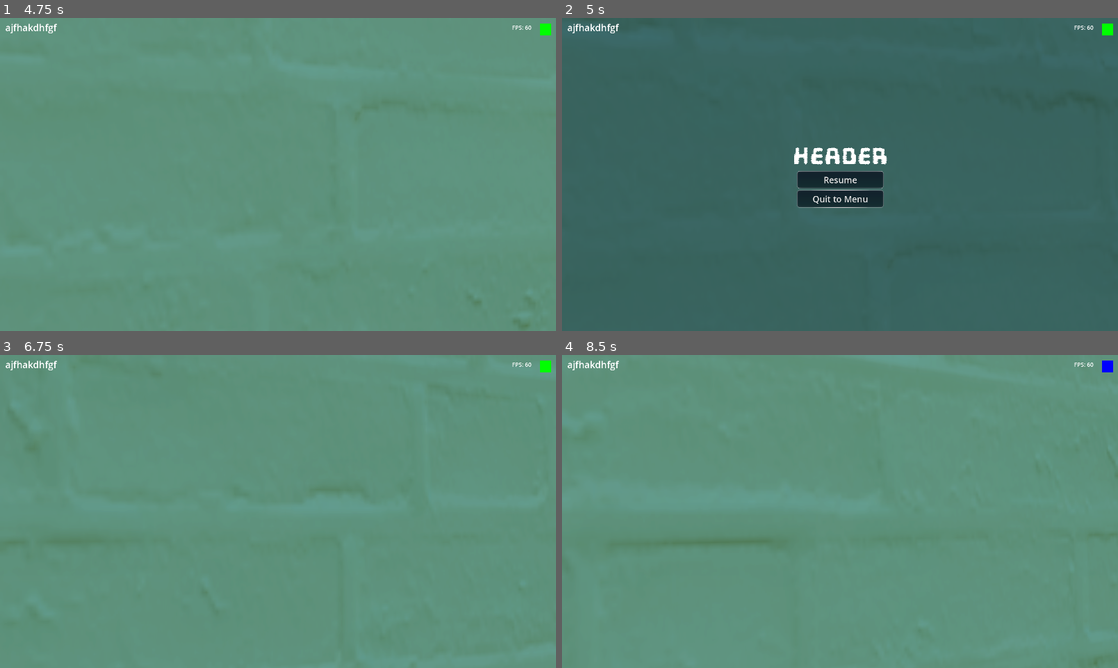
Above: before the commit, frames 1-4 (two rows, left to right).
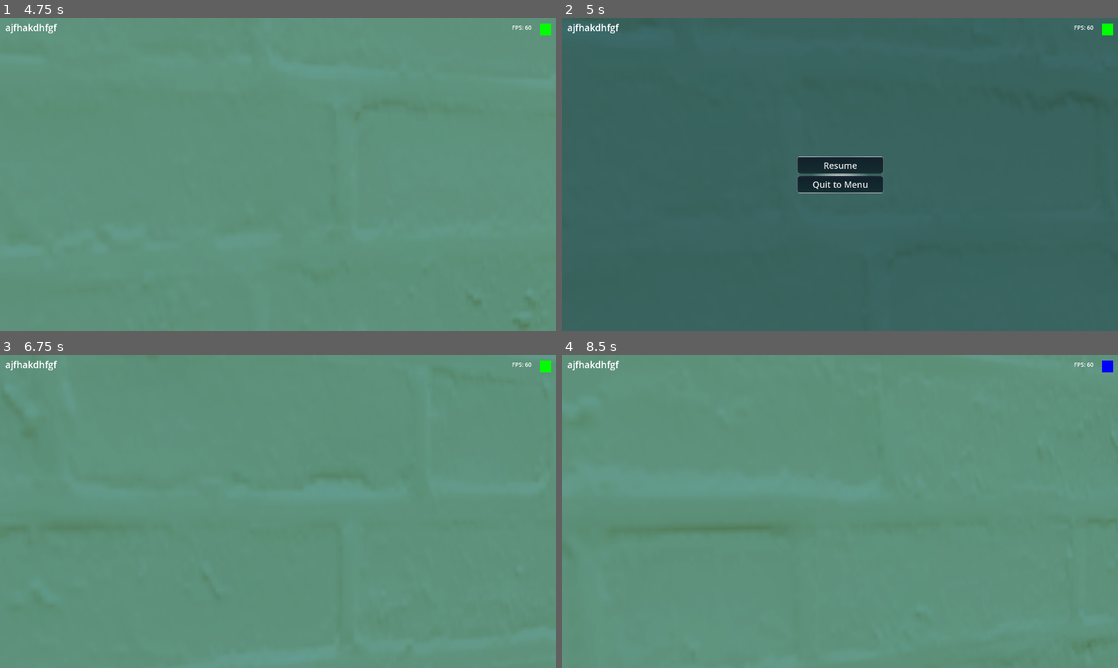
Above: after the commit, the same moments.

Repository: Tayacan/GameOff2023
Game: Godot game, scene res://scenes/UI/main_menu.tscn
The game is run twice, just before and just after one commit, with the same random seed, the same clock (stepped at 60 frames per second) and the same inputs.
Inputs (mouse positions are in pixels of both pictures, inside the frame that each line leads up to):
- Up to frame 1 (4.75 s): click "Start" at 0.5 s; tap Enter at 1.25 s; move the mouse to (305, 174) at 1.27 s; hold W (move_forward) from 1.28 s (still down); tap Mouse wheel down (change_link_next) at 1.35, 4.35 s; tap Space (jump) at 1.52, 2.27, 3.5, 3.77, 4.52 s; move the mouse to (250, 174) at 2.02 s; tap Mouse wheel up (change_link_prev) at 2.1 s; move the mouse to (289, 168) at 2.77 s; right-click (289, 168) at 2.85 s; move the mouse to (272, 180) at 3.52 s; click (272, 180) at 3.6 s; move the mouse to (316, 177) at 4.27 s
- Up to frame 2 (5 s): keep holding W (move_forward); tap Escape (ui_cancel) at 4.9 s
- Up to frame 3 (6.75 s): move the mouse to (111, 464) at 5.02 s; release W (move_forward) at 5.03 s; hold A (move_left) 5.03-5.75 s; tap Mouse wheel up (change_link_prev) at 5.1 s; tap Space (jump) at 5.27 s; click "Resume" at 5.75 s; move the mouse to (283, 511) at 6.52 s; hold W (move_forward) from 6.53 s (still down); right-click (283, 511) at 6.6 s
- Up to frame 4 (8.5 s): tap Enter at 7.25 s; move the mouse to (817, 505) at 7.27 s; release W (move_forward) at 7.28 s; hold D (move_right) 7.28-8.03 s; click (817, 505) at 7.35 s; tap Space (jump) at 7.52, 8.27 s; move the mouse to (867, 511) at 8.02 s; hold W (move_forward) from 8.03 s (still down); tap Mouse wheel down (change_link_next) at 8.1 s

Frame 1 is identical in both runs. In frame 2, 2.2% of the frame differs, in the area x 41-59%, y 41-61%; in frame 3, 0.3%; in frame 4, 0.5%.

Commit message:
Remove header from pause menu

Diff:
--- a/scenes/UI/pause_menu.tscn
+++ b/scenes/UI/pause_menu.tscn
@@ -21,12 +21,6 @@
 layout_mode = 2
 alignment = 1
 
-[node name="Header" type="Label" parent="PanelContainer/VBoxContainer"]
-layout_mode = 2
-theme_type_variation = &"HeaderLabel"
-text = "Header"
-horizontal_alignment = 1
-
 [node name="HBoxContainer" type="HBoxContainer" parent="PanelContainer/VBoxContainer"]
 layout_mode = 2
 alignment = 1
